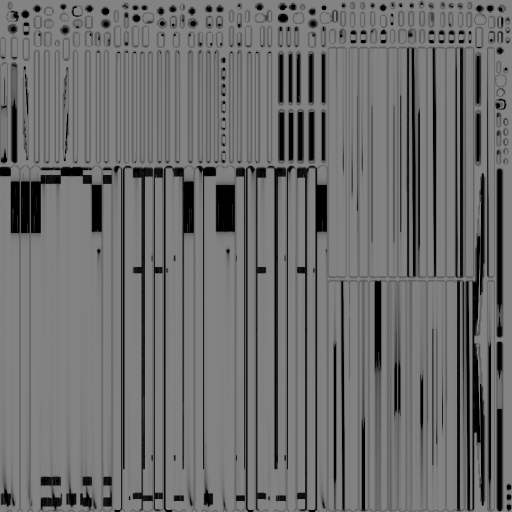
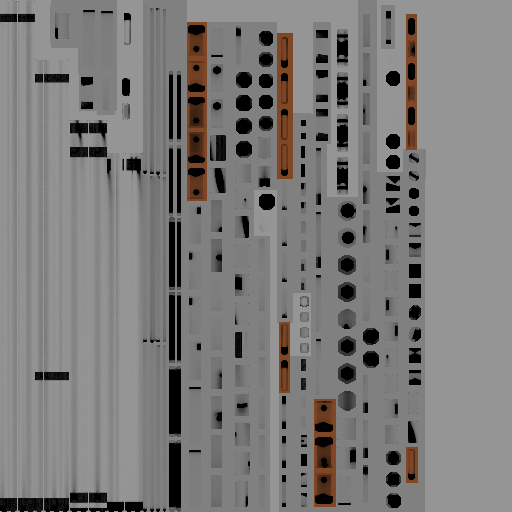
Revision of a layered w=512, h=512 image; what changed, layer by layer:
renamed "PGA_DK_Gantry_Common_5m.png" to "PGA_DKGantry_Common5m.png", painted on it over [0, 0, 512, 512]
painted on "Layer" over [0, 0, 512, 512]
